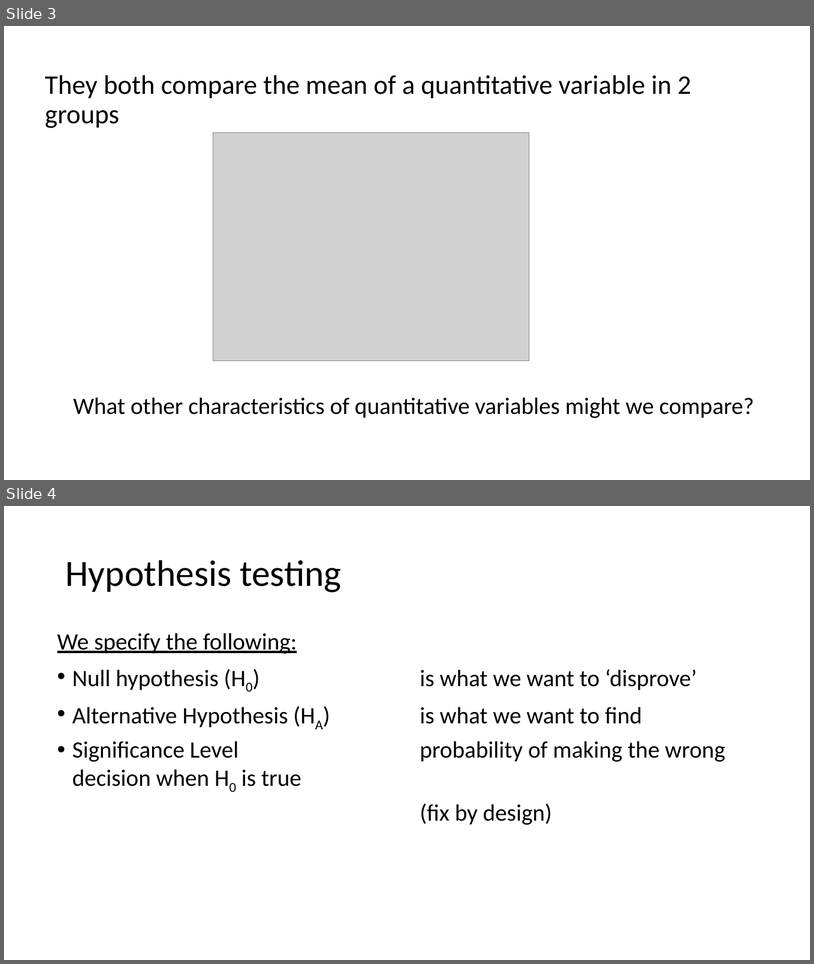
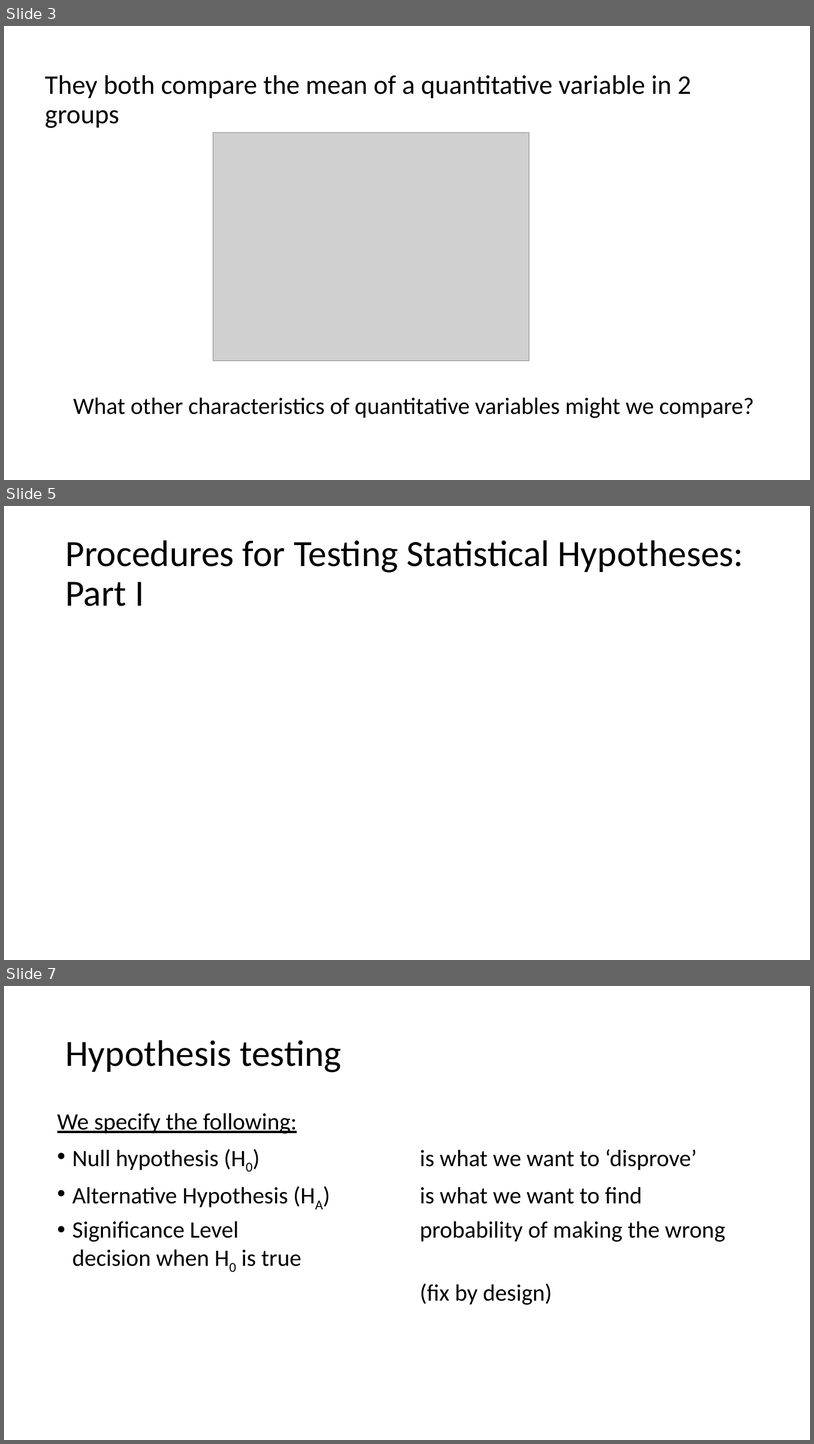
Before and after one commit to USCbiostats/LAsBEST, a slide deck: google-drive/week02/2Tues/1_lasbest-hypothesis-testing.pptx. Shown one above the other, each under a label of ours: slides 3 and 4 before the commit, slides 3, 5 and 7 after it; the slides between them are not shown. The pictures are 814x964 and 814x1444 pixels, drawn with LibreOffice and Linux fonts; fonts in the diff are those of the drawing; grey boxes stand for pictures; background and template pictures are left out. Boxes give left, top, right and bottom in pixels: in the first picture for what was removed or moved away, otherwise in the second. Text is boxed around its words. In the diff, an @@ line names an element or a change of style, - is before the commit and + after.

Commit message:
update hypothesis testing

```diff
--- a/google-drive/week02/2Tues/1_lasbest-hypothesis-testing.pptx
+++ b/google-drive/week02/2Tues/1_lasbest-hypothesis-testing.pptx
@@ slide 5 added at [4,506,810,960], background #FFFFFF @@
@@ title added at [65,540,744,606], 44 pt, text #000000 @@
+Procedures for Testing Statistical Hypotheses: Part I
@@ what was slide 4 is now slide 7 @@
```
Also in this commit, not shown: 1 slide changed, 4 other slides added, 2 other files.
